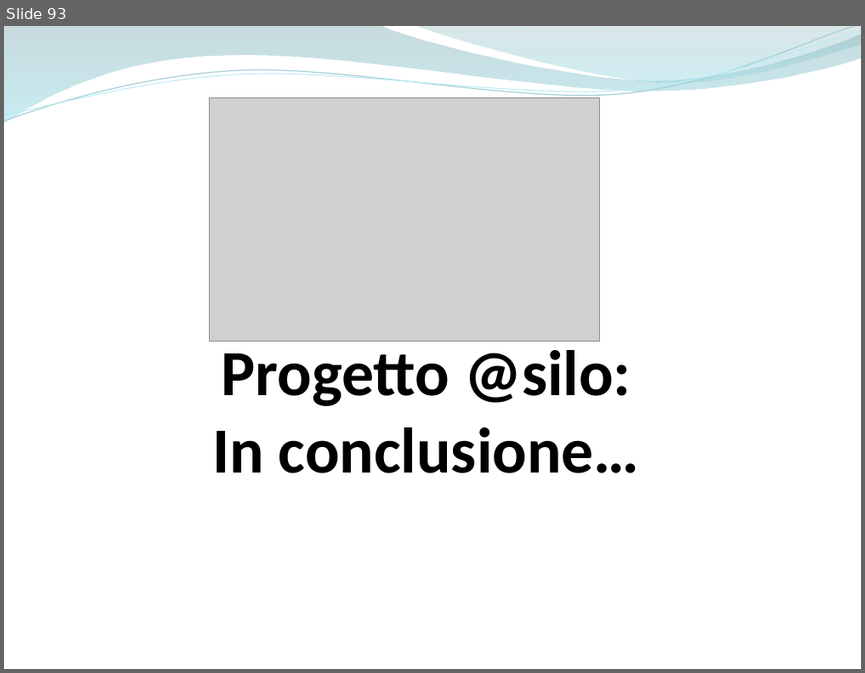
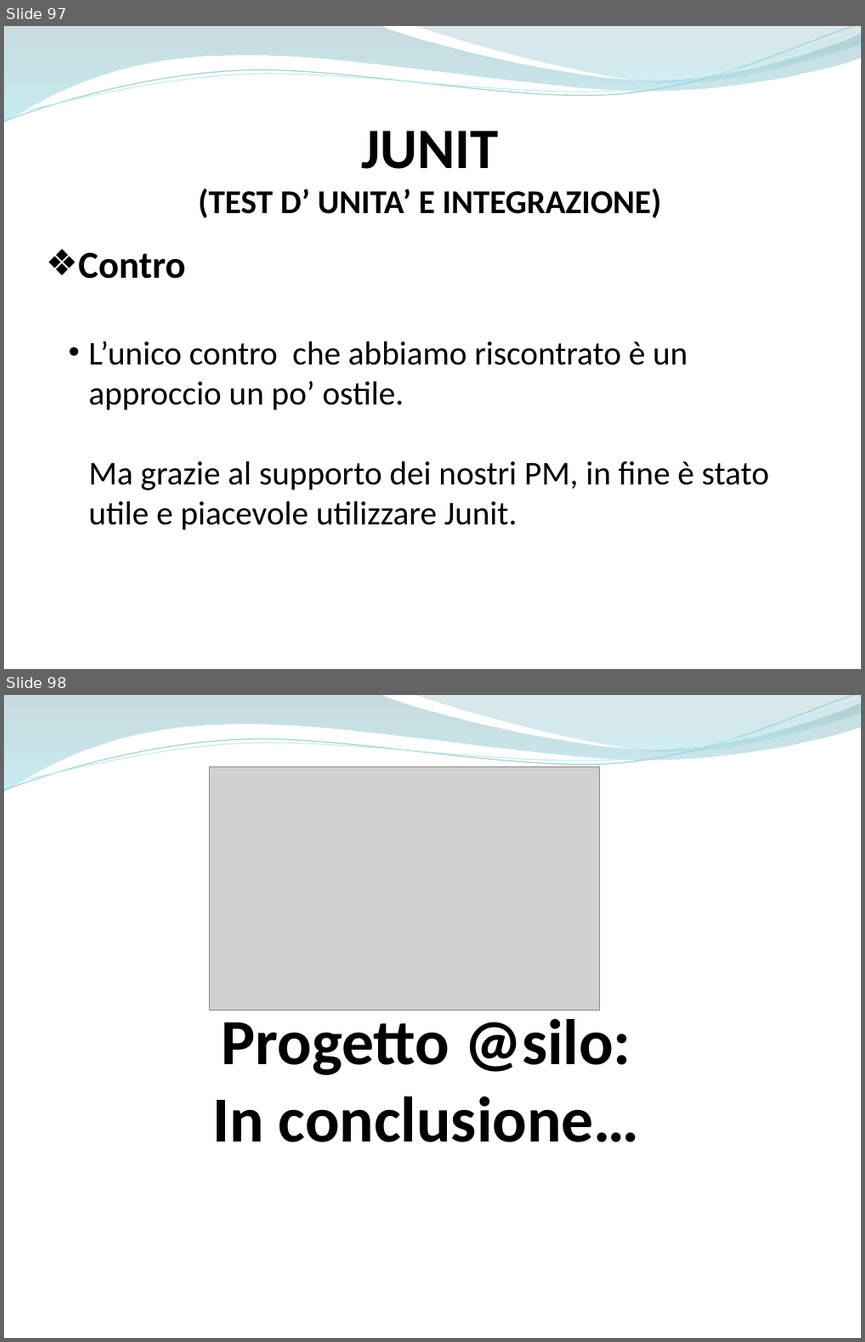
Before and after one commit to ammirate/at-silo, a slide deck: Presentazione/Atsilo1/[BOZZA] Atsilo_A_PresentazioneFinale copia.pptx. Shown one above the other, each under a label of ours: slide 93 before the commit, slides 97 and 98 after it. The pictures are 865x673 and 865x1342 pixels, drawn with LibreOffice and Linux fonts; fonts in the diff are those of the drawing; grey boxes stand for pictures. Boxes give left, top, right and bottom in pixels: in the first picture for what was removed or moved away, otherwise in the second. Text is boxed around its words. In the diff, an @@ line names an element or a change of style, - is before the commit and + after.

```diff
--- a/Presentazione/Atsilo1/[BOZZA] Atsilo_A_PresentazioneFinale copia.pptx
+++ b/Presentazione/Atsilo1/[BOZZA] Atsilo_A_PresentazioneFinale copia.pptx
@@ slide 97 added at (4, 26, 861, 669), background #FFFFFF; not listed: 4 template elements that a slide beside it also shows @@
@@ text added at (198, 131, 662, 218), 28 pt, text #000000, bold @@
+JUNIT
+(TEST D’ UNITA’ E INTEGRAZIONE)
@@ text added at (78, 252, 769, 530), 28 pt, text #000000 @@
+❖ Contro
+  • L’unico contro che abbiamo riscontrato è un approccio un po’ ostile.
+  Ma grazie al supporto dei nostri PM, in fine è stato utile e piacevole utilizzare Junit.
@@ what was slide 93 is now slide 98 @@
```
Also in this commit, not shown: 6 slides changed, 7 other slides added, 3 slides removed, 2 other files.
